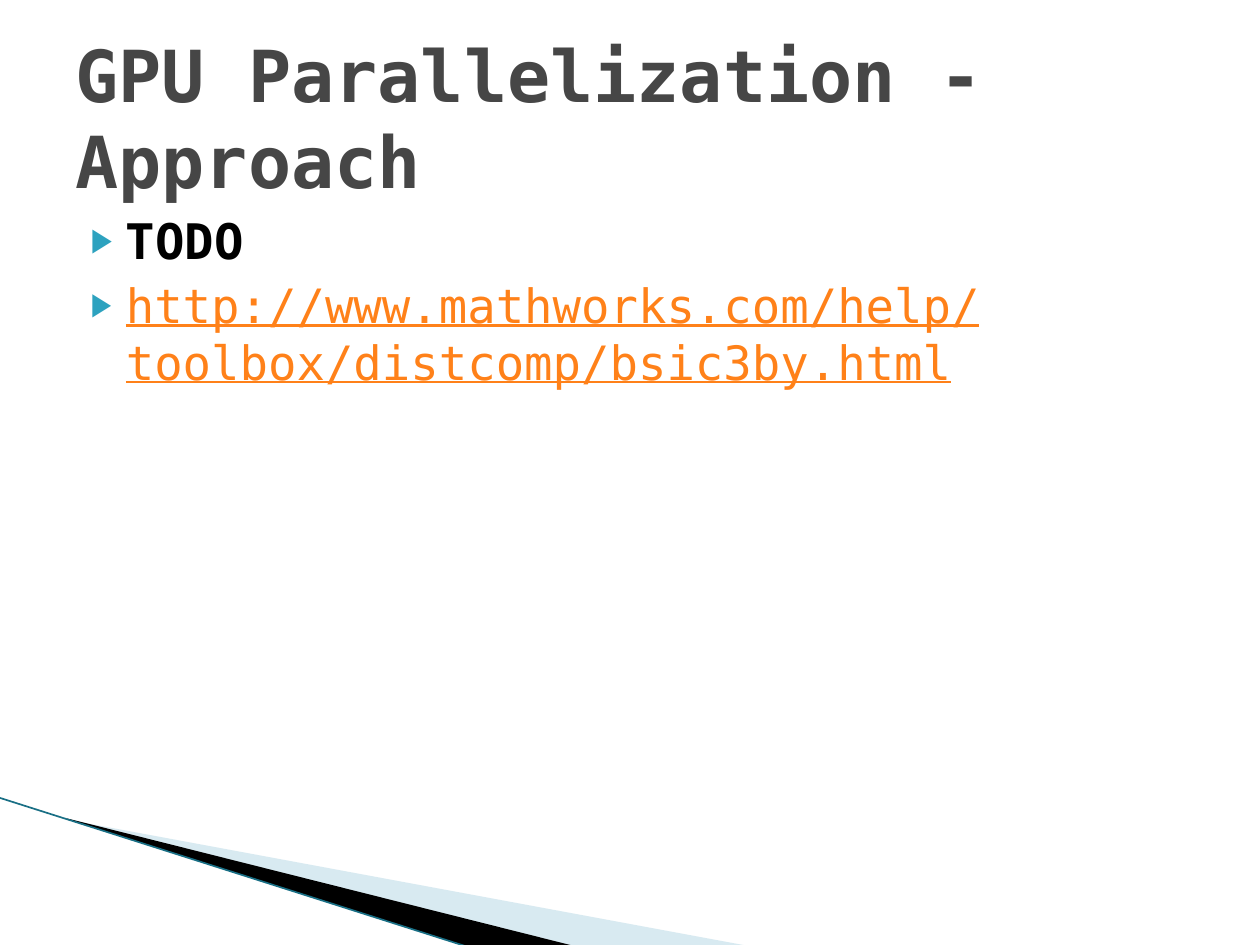
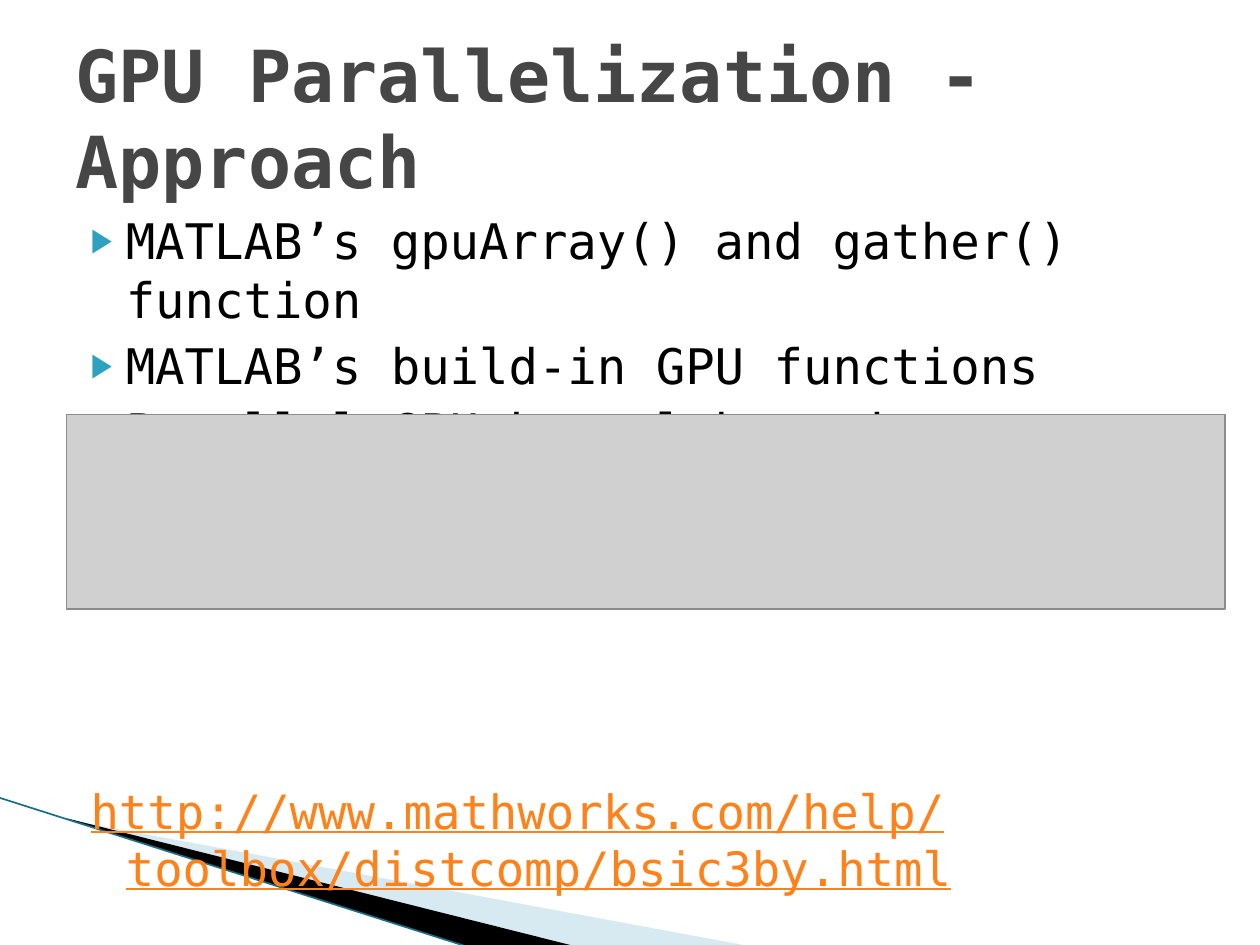
Before and after one commit to Keripo/DancingMonkeysAccelerated, a slide deck: slide 10 of docs/midpoint/2012-04-02 Midpoint Presentation.pptx. Drawn at 1260x945 pixels with LibreOffice and Linux fonts; fonts in the diff are those of the drawing; grey boxes stand for pictures; background and template pictures are left out. Boxes give left, top, right and bottom in pixels: in the first picture for what was removed or moved away, otherwise in the second. Text is boxed around its words. In the diff, an @@ line names an element or a change of style, - is before the commit and + after.

Commit message:
add gpu slides

```diff
--- a/docs/midpoint/2012-04-02 Midpoint Presentation.pptx
+++ b/docs/midpoint/2012-04-02 Midpoint Presentation.pptx
@@ text at [126,221,1069,415]: text changed; bold off @@
-▶ TODO
+▶ MATLAB’s gpuArray() and gather() function
+▶ MATLAB’s build-in GPU functions
+▶ Parallel GPU kernel by using arrayfun()
@@ picture added at [67,415,1226,609] @@
@@ text at [91,793,951,897]: bullet ▶ to none @@
```
Also in this commit, not shown: 2 other slides changed, 7 other files.
